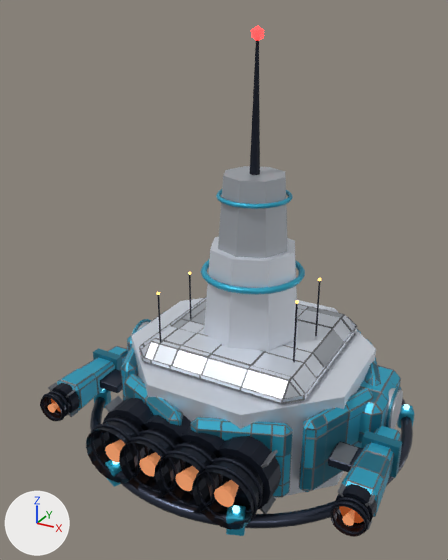
Before and after pictures for a commit that changed the glTF model models/ships/warden.glb.
Camera for both pictures: a 50 mm lens placed at (8.89, -18.28, 13.22), pointed at (-0.75, -0.75, 4.45). Every picture has the same lights, and +X, +Y and +Z are marked at lower left. The picture after the commit comes second. Where no turn or scale is listed for an object, it has been applied to the vertices. Vertices at exactly the same position are counted once.

The first picture shows 'warden_mesh'.
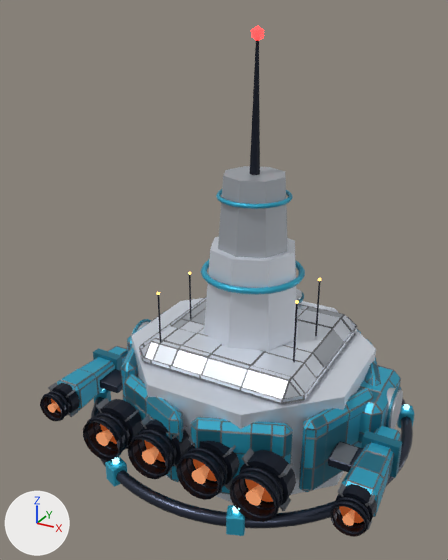
Diff of the bpy script that builds the scene:
```diff
--- a/models/ships/warden.glb.py
+++ b/models/ships/warden.glb.py
@@ me_warden_mesh @@
 me_warden_mesh.from_pydata(...)  # 10210 vertices, 19666 faces; spans x -3.8..8.5, y -3.6..8.7, z -5.5..9.7
 # used by ob_warden_mesh; location = (-2.32, -2.53, 3.05)
+# me_warden_mesh part 1: the loose piece of 32 vertices spanning x -0.8..1.4, y -2.4..-1.7, z -4.2..-1.9 is scaled about its middle by 0.745, then moved by (-0.8, 0.1, 0.0)
+# me_warden_mesh part 2: the loose piece of 120 vertices spanning x -0.7..1.3, y -2.8..-2.7, z -4.1..-2.0 is scaled about its middle by (0.75, 0.904, 0.75), then moved by (-0.8, 0.3, 0.0)
+# me_warden_mesh part 3: the loose piece of 120 vertices spanning x -0.8..1.3, y -3.3..-3.1, z -4.1..-2.0 is scaled about its middle by (0.75, 0.904, 0.75), then moved by (-0.8, 0.4, 0.0)
+# me_warden_mesh part 4: the loose piece of 32 vertices spanning x 0.5..2.8, y -2.4..-1.7, z -4.2..-1.9 is scaled about its middle by 0.745, then moved by (-0.3, 0.1, 0.0)
+# me_warden_mesh part 5: the loose piece of 120 vertices spanning x 0.6..2.6, y -2.8..-2.7, z -4.1..-2.0 is scaled about its middle by (0.75, 0.904, 0.75), then moved by (-0.3, 0.3, 0.0)
+# me_warden_mesh part 6: the loose piece of 120 vertices spanning x 0.6..2.7, y -3.3..-3.1, z -4.1..-2.0 is scaled about its middle by (0.75, 0.904, 0.75), then moved by (-0.3, 0.4, 0.0)
+# me_warden_mesh part 7: the loose piece of 32 vertices spanning x 1.9..4.1, y -2.4..-1.7, z -4.2..-1.9 is scaled about its middle by 0.745, then moved by (0.3, 0.1, 0.0)
+# me_warden_mesh part 8: the loose piece of 120 vertices spanning x 2.0..4.0, y -2.8..-2.7, z -4.1..-2.0 is scaled about its middle by (0.75, 0.904, 0.75), then moved by (0.3, 0.3, 0.0)
+# me_warden_mesh part 9: the loose piece of 120 vertices spanning x 1.9..4.1, y -3.3..-3.1, z -4.1..-2.0 is scaled about its middle by (0.75, 0.904, 0.75), then moved by (0.3, 0.4, 0.0)
+# me_warden_mesh part 10: the loose piece of 32 vertices spanning x 3.2..5.5, y -2.4..-1.7, z -4.2..-1.9 is scaled about its middle by 0.745, then moved by (0.8, 0.1, 0.0)
+# me_warden_mesh part 11: the loose piece of 120 vertices spanning x 3.4..5.4, y -2.8..-2.7, z -4.1..-2.0 is scaled about its middle by (0.75, 0.904, 0.75), then moved by (0.8, 0.3, 0.0)
+# me_warden_mesh part 12: the loose piece of 120 vertices spanning x 3.3..5.4, y -3.3..-3.1, z -4.1..-2.0 is scaled about its middle by (0.75, 0.904, 0.75), then moved by (0.8, 0.4, 0.0)
+# me_warden_mesh part 13: the loose piece of 40 vertices spanning x 1.6..3.1, y 3.8..5.4, z -1.1..-0.4 is moved by (0.0, 0.8, 0.0)
+# me_warden_mesh part 14: 675 of 10210 vertices moved; they spanned x -0.7..8.4, y -3.5..4.7, z -4.5..-1.6 and now span x -1.2..8.4, y -3.0..4.7, z -4.5..-1.6; mean shift (0.0, 0.1, 0.0); largest move (5.9, -0.4, -4.5) -> (6.5, 1.0, -1.6)
 me_warden_mesh.materials.append(mat_dark_metal)
```

Pixel boxes (x1, y1, x2, y2) of what changed, in the pictures (448 x 560 px; the box of a moved part takes in the faces that stretch with it):
part 1 of me_warden_mesh, moved or reshaped: before (104, 398, 155, 455); after (96, 399, 143, 449)
part 2 of me_warden_mesh, moved or reshaped: before (100, 418, 149, 457); after (93, 413, 128, 451)
part 3 of me_warden_mesh, moved or reshaped: before (91, 423, 142, 478); after (86, 417, 123, 458)
part 4 of me_warden_mesh, moved or reshaped: before (141, 415, 191, 470); after (140, 419, 191, 467)
part 5 of me_warden_mesh, moved or reshaped: before (138, 430, 184, 480); after (138, 430, 176, 469)
part 6 of me_warden_mesh, moved or reshaped: before (124, 436, 178, 493); after (131, 434, 171, 476)
part 7 of me_warden_mesh, moved or reshaped: before (176, 426, 230, 485); after (187, 441, 240, 486)
part 8 of me_warden_mesh, moved or reshaped: before (173, 443, 222, 495); after (186, 448, 227, 489)
part 9 of me_warden_mesh, moved or reshaped: before (159, 450, 216, 508); after (179, 453, 223, 496)
part 10 of me_warden_mesh, moved or reshaped: before (214, 436, 281, 510); after (239, 450, 296, 506)
part 11 of me_warden_mesh, moved or reshaped: before (206, 457, 263, 513); after (238, 467, 283, 510)
part 12 of me_warden_mesh, moved or reshaped: before (196, 465, 258, 524); after (231, 473, 280, 518)
part 13 of me_warden_mesh, moved or reshaped (not visible before): after (297, 289, 302, 305)
part 14 of me_warden_mesh, moved or reshaped: before (86, 357, 396, 530); after (83, 357, 395, 522)
